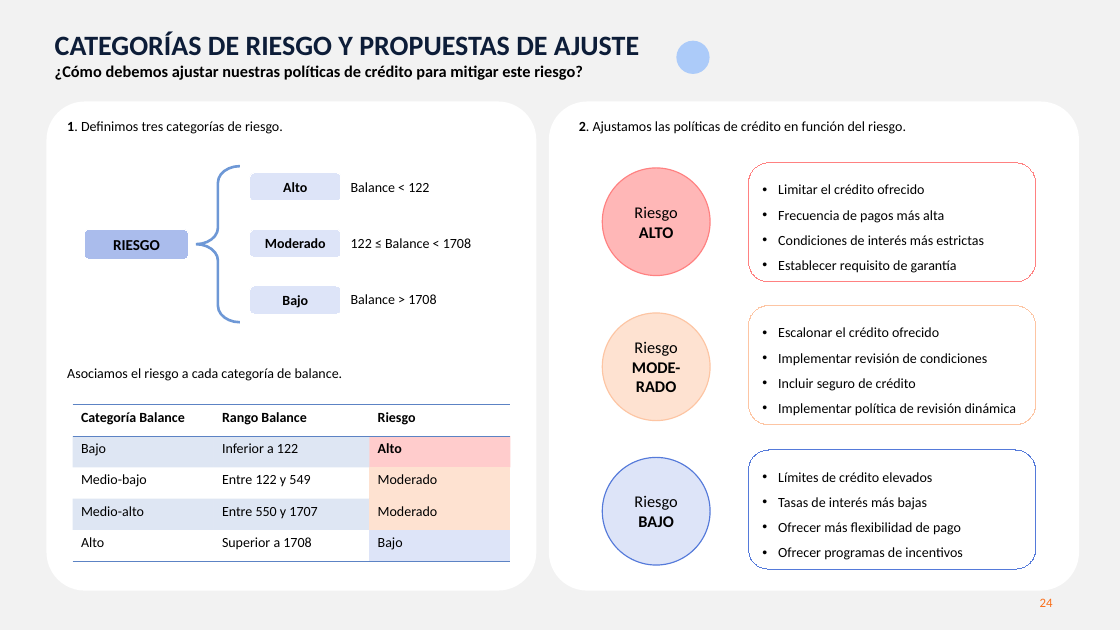
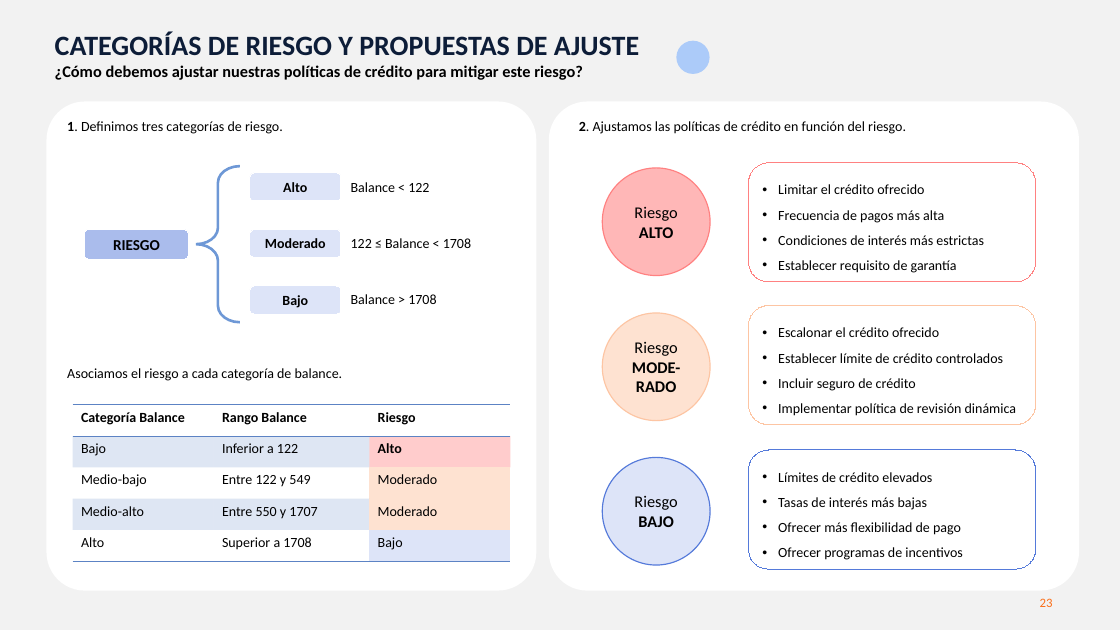
Before and after one commit to MarinaTorba/PersonalDataProrjects, a slide deck: slide 23 of Equip_B/results/D1_presentacion_Cliente.pptx (slide 24 before the commit). Drawn at 1120x630 pixels with LibreOffice and Linux fonts; fonts in the diff are those of the drawing. Boxes give left, top, right and bottom in pixels: in the first picture for what was removed or moved away, otherwise in the second. Text is boxed around its words. In the diff, an @@ line names an element or a change of style, - is before the commit and + after.

```diff
--- a/Equip_B/results/D1_presentacion_Cliente.pptx
+++ b/Equip_B/results/D1_presentacion_Cliente.pptx
@@ text in rounded rectangle at [778, 353, 1003, 363]: text changed @@
-• Implementar revisión de condiciones
+• Establecer límite de crédito controlados
@@ page number at [1040, 598, 1053, 607]: text changed @@
-24
+23
```
Also in this commit, not shown: 21 other slides changed, 1 slide removed.
